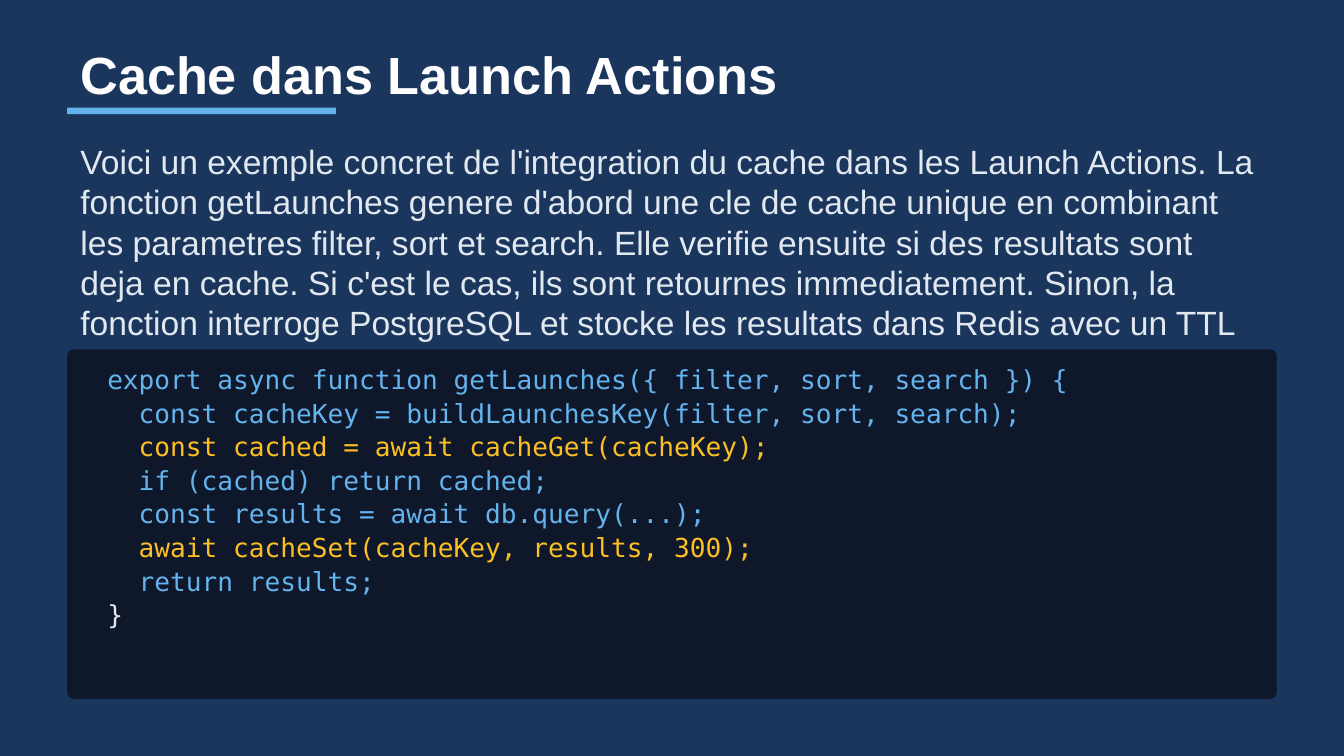
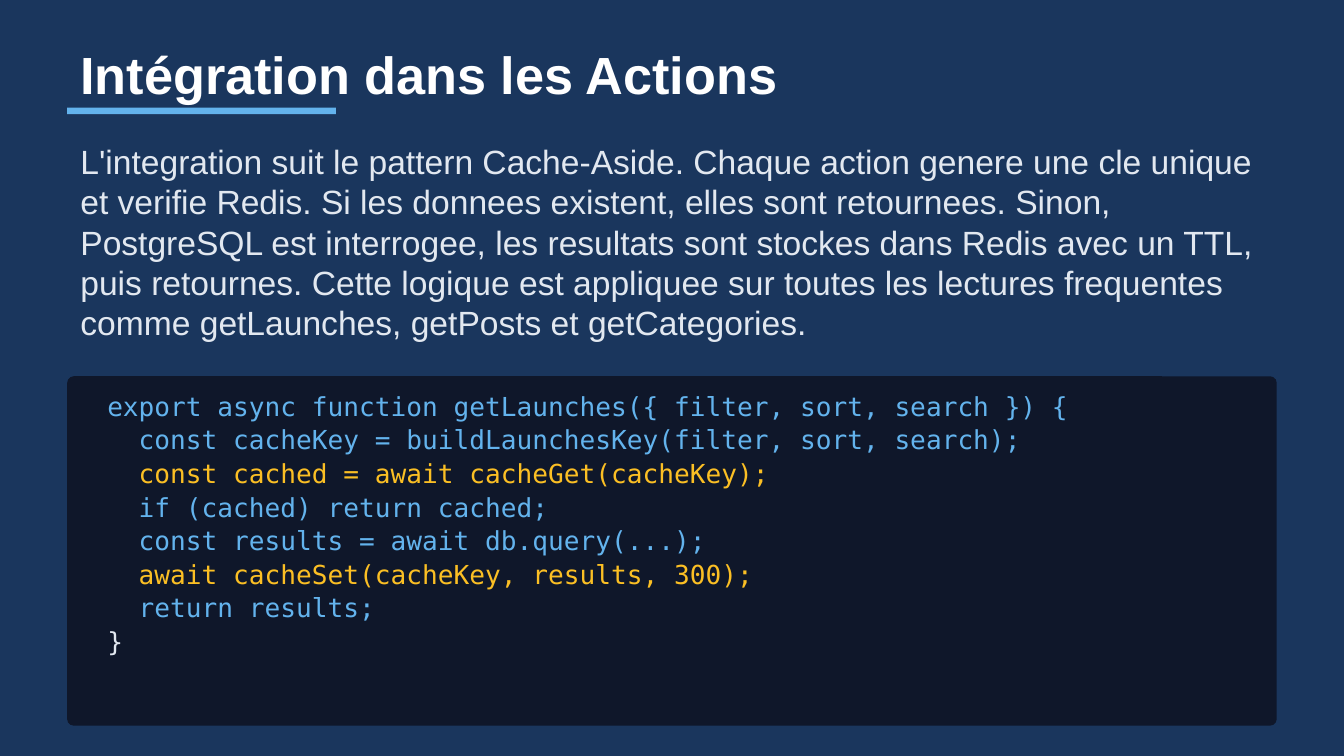
Before and after one commit to Zeinot/marketplace-saas, a slide deck: slide 5 of output/Presentation_Cache_Redis.pptx (slide 8 before the commit). Drawn at 1344x756 pixels with LibreOffice and Linux fonts; fonts in the diff are those of the drawing. Boxes give left, top, right and bottom in pixels: in the first picture for what was removed or moved away, otherwise in the second. Text is boxed around its words. In the diff, an @@ line names an element or a change of style, - is before the commit and + after.

```diff
--- a/output/Presentation_Cache_Redis.pptx
+++ b/output/Presentation_Cache_Redis.pptx
@@ text at [80, 55, 777, 104]: text changed @@
-Cache dans Launch Actions
+Intégration dans les Actions
@@ text at [80, 149, 1252, 341]: text changed @@
-Voici un exemple concret de l'integration du cache dans les Launch Actions. La fonction getLaunches genere d'abord une cle de cache unique en combinant les parametres filter, sort et search. Elle verifie ensuite si des resultats sont deja en cache. Si c'est le cas, ils sont retournes immediatement. Sinon, la fonction interroge PostgreSQL et stocke les resultats dans Redis avec un TTL de 300 secondes.
+L'integration suit le pattern Cache-Aside. Chaque action genere une cle unique et verifie Redis. Si les donnees existent, elles sont retournees. Sinon, PostgreSQL est interrogee, les resultats sont stockes dans Redis avec un TTL, puis retournes. Cette logique est appliquee sur toutes les lectures frequentes comme getLaunches, getPosts et getCategories.
@@ 8 texts, 1 rounded rectangle: place and size @@
-8 texts, 1 rounded rectangle at [67, 349, 1277, 699]
+8 texts, 1 rounded rectangle at [67, 376, 1277, 726]
```
Also in this commit, not shown: 7 other slides changed, 1 slide added, 11 slides removed, 22 other files.
